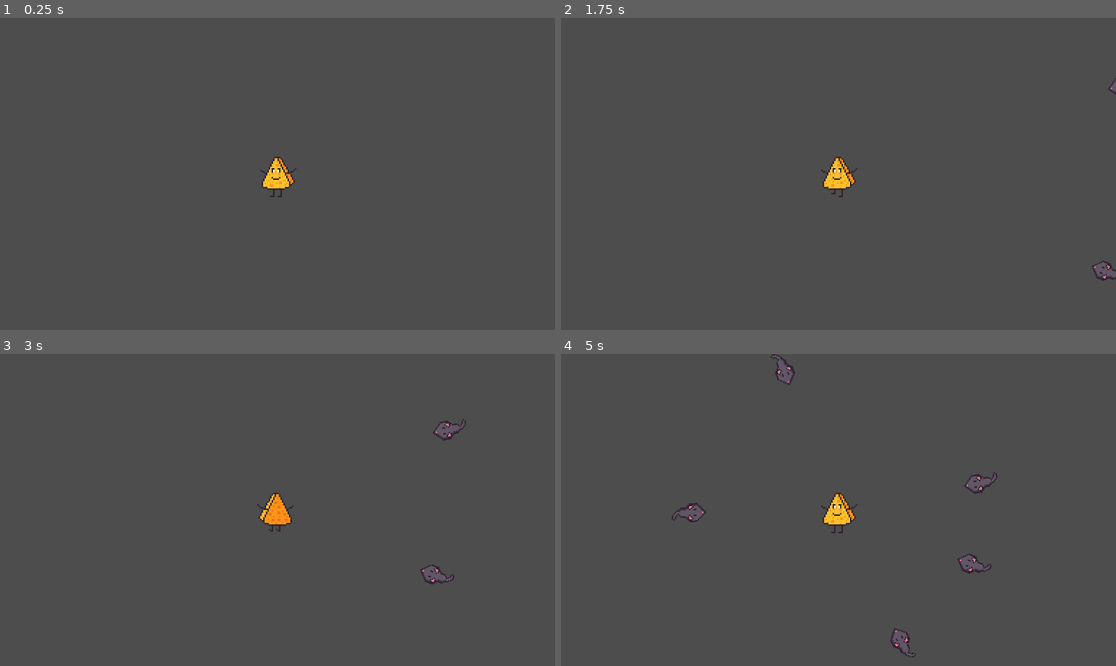
Above: before the commit, frames 1-4 (two rows, left to right).
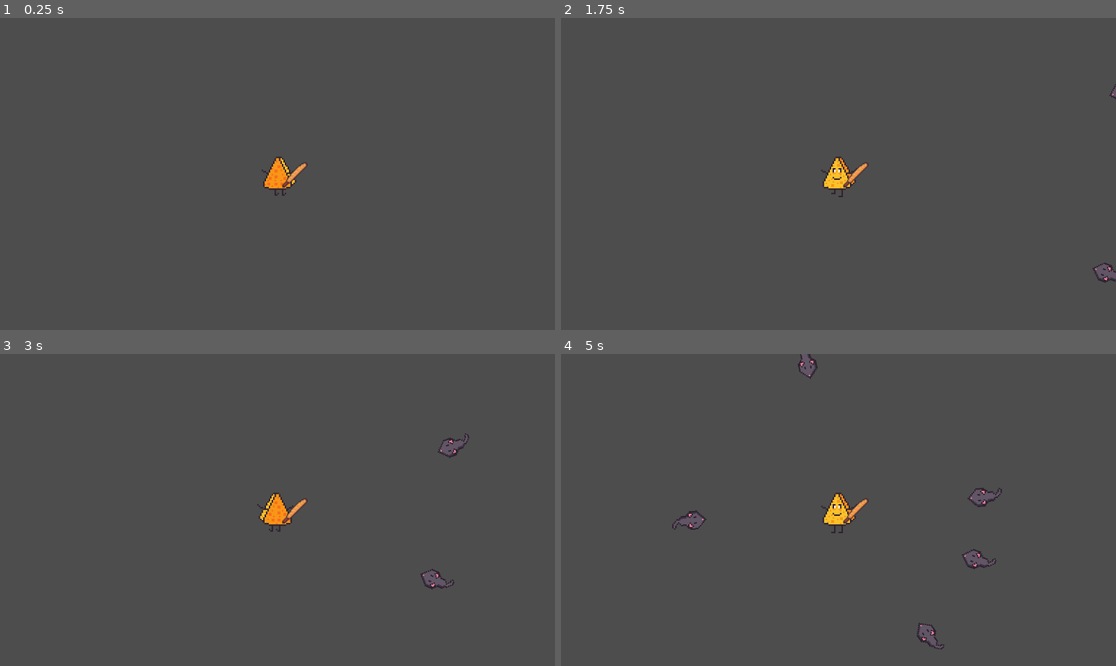
Above: after the commit, the same moments.

Repository: Fiss53/CheeseSurvivor
Game: Godot game, scene res://Scenes/MainScene.tscn
Same seed, same stepped clock (60 frames per second), same inputs: the game is played once before the commit and once after it.
Inputs:
- Up to frame 1 (0.25 s): no input
- Up to frame 2 (1.75 s): tap Enter at 0.5 s; hold Right (ui_right) 0.53-1.28 s; hold Space (ui_attack, bound only after the commit) 0.53-1.28 s; hold Down (ui_down) from 1.28 s (still down); tap Space (ui_attack, bound only after the commit) at 1.35 s
- Up to frame 3 (3 s): release Down (ui_down) at 2.03 s; hold Right (ui_right) 2.03-2.78 s; hold Space (ui_attack, bound only after the commit) 2.03-2.78 s; hold Up (ui_up) from 2.78 s (still down); tap Space (ui_attack, bound only after the commit) at 2.85 s
- Up to frame 4 (5 s): release Up (ui_up) at 3.53 s; hold Space (ui_attack, bound only after the commit) 3.53-4.28 s; hold Left (ui_left) from 3.53 s (still down); tap Space (ui_attack, bound only after the commit) at 4.35 s

The runs differ from the first frame. In frame 1, 0.5% of the frame differs, in the area x 46-56%, y 44-58%; in frame 2, 0.2%; in frame 3, 0.4%; in frame 4, 1.0%, in the area x 20-80%, y 0-98%.
Error before the commit: Attempt to call function 'stop' in base 'null instance' on a null instance. (res://Scripts/Player.gd:11)

Commit message:
Auto stash before merge of "main" and "origin/main"
Correction bug player (suppression du player autolad) && arme baguette sword

Diff:
--- /dev/null
+++ b/Prefabs/Weapons/BaguetteSword.tscn
@@ -0,0 +1,74 @@
+[gd_scene load_steps=9 format=3 uid="uid://bqomsa8qaxu1k"]
+
+[ext_resource type="Script" path="res://Scripts/BaguetteSword.gd" id="1_k3av8"]
+[ext_resource type="Texture2D" uid="uid://muh2fxr1p55o" path="res://Assets/baguette.png" id="1_tg12j"]
+
+[sub_resource type="SpriteFrames" id="SpriteFrames_d2k82"]
+animations = [{
+"frames": [{
+"duration": 1.0,
+"texture": ExtResource("1_tg12j")
+}],
+"loop": true,
+"name": &"default",
+"speed": 5.0
+}]
+
+[sub_resource type="CircleShape2D" id="CircleShape2D_a5tp2"]
+radius = 151.03
+
+[sub_resource type="RectangleShape2D" id="RectangleShape2D_3aibm"]
+size = Vector2(192, 106)
+
+[sub_resource type="RectangleShape2D" id="RectangleShape2D_33maa"]
+size = Vector2(192, 106)
+
+[sub_resource type="RectangleShape2D" id="RectangleShape2D_0mevc"]
+size = Vector2(117, 226)
+
+[sub_resource type="RectangleShape2D" id="RectangleShape2D_q7p6p"]
+size = Vector2(115, 224)
+
+[node name="BaguetteSword" type="Node2D"]
+script = ExtResource("1_k3av8")
+
+[node name="AnimatedSprite2D" type="AnimatedSprite2D" parent="."]
+scale = Vector2(2, 2)
+sprite_frames = SubResource("SpriteFrames_d2k82")
+
+[node name="Area2D" type="Area2D" parent="."]
+
+[node name="CollisionShape2D" type="CollisionShape2D" parent="Area2D"]
+visible = false
+shape = SubResource("CircleShape2D_a5tp2")
+disabled = true
+
+[node name="Area2DLeft" type="Area2D" parent="."]
+
+[node name="CollisionShape2D" type="CollisionShape2D" parent="Area2DLeft"]
+position = Vector2(-69, 2)
+shape = SubResource("RectangleShape2D_3aibm")
+
+[node name="Area2DRight" type="Area2D" parent="."]
+
+[node name="CollisionShape2D" type="CollisionShape2D" parent="Area2DRight"]
+position = Vector2(65, 2)
+shape = SubResource("RectangleShape2D_33maa")
+
+[node name="Area2DUp" type="Area2D" parent="."]
+
+[node name="CollisionShape2D" type="CollisionShape2D" parent="Area2DUp"]
+position = Vector2(1.5, -58)
+shape = SubResource("RectangleShape2D_0mevc")
+
+[node name="Area2DDown" type="Area2D" parent="."]
+
+[node name="CollisionShape2D" type="CollisionShape2D" parent="Area2DDown"]
+position = Vector2(1.5, 61)
+shape = SubResource("RectangleShape2D_q7p6p")
+
+[connection signal="body_entered" from="Area2D" to="." method="_collision"]
+[connection signal="body_entered" from="Area2DLeft" to="." method="_collision"]
+[connection signal="body_entered" from="Area2DRight" to="." method="_collision"]
+[connection signal="body_entered" from="Area2DUp" to="." method="_collision"]
+[connection signal="body_entered" from="Area2DDown" to="." method="_collision"]
--- a/Scenes/MainScene.tscn
+++ b/Scenes/MainScene.tscn
@@ -1,10 +1,11 @@
-[gd_scene load_steps=24 format=3 uid="uid://8srdgtfdfh0p"]
+[gd_scene load_steps=25 format=3 uid="uid://8srdgtfdfh0p"]
 
 [ext_resource type="Script" path="res://Scripts/Player.gd" id="1_72qwc"]
 [ext_resource type="Texture2D" uid="uid://ds7ovdjey2pi4" path="res://Assets/CharacterSheet.png" id="2_48xf5"]
 [ext_resource type="FontFile" uid="uid://cw5l03t1e0nu8" path="res://Fonts/AcPlus_IBM_BIOS.ttf" id="3_cev2e"]
 [ext_resource type="Script" path="res://Scripts/EnnemyPool.gd" id="3_v0ycr"]
 [ext_resource type="Script" path="res://Scenes/TimeLabel.gd" id="4_yr7lc"]
+[ext_resource type="PackedScene" uid="uid://bqomsa8qaxu1k" path="res://Prefabs/Weapons/BaguetteSword.tscn" id="5_rq75v"]
 
 [sub_resource type="AtlasTexture" id="AtlasTexture_t080o"]
 atlas = ExtResource("2_48xf5")
@@ -177,7 +178,7 @@
 texture_filter = 1
 scale = Vector2(3, 3)
 sprite_frames = SubResource("SpriteFrames_1hmxf")
-animation = &"left"
+animation = &"upRight"
 
 [node name="CollisionPolygon2D" type="CollisionPolygon2D" parent="Player"]
 polygon = PackedVector2Array(6, -36, 36, 16, 22, 29, 13, 33, -21, 33, -30, 30, -33, 24, -33, 14, -5, -36)
@@ -202,5 +203,8 @@
 vertical_alignment = 1
 script = ExtResource("4_yr7lc")
 
+[node name="BaguetteSword" parent="Player" instance=ExtResource("5_rq75v")]
+position = Vector2(38, 0)
+
 [node name="EnnemyPool" type="Node2D" parent="."]
 script = ExtResource("3_v0ycr")
--- /dev/null
+++ b/Scripts/BaguetteSword.gd
@@ -0,0 +1,41 @@
+extends Node2D
+
+var damage = 10
+var is_attacking = false
+var attack_duration = 0.05
+var time_till_end_attack = 0
+
+var player = get_parent()
+
+var type_ = "baguette"
+
+func _process(delta):
+	if is_attacking:
+		if time_till_end_attack <= 0:
+			is_attacking = false
+			$Area2DLeft/CollisionShape2D.disabled = true
+			$Area2DRight/CollisionShape2D.disabled = true
+			$Area2DUp/CollisionShape2D.disabled = true
+			$Area2DDown/CollisionShape2D.disabled = true
+		else:
+			time_till_end_attack -= delta
+
+	if Input.is_action_pressed("ui_attack"):
+		attack()
+
+func attack():
+	is_attacking = true
+	time_till_end_attack = attack_duration
+	$Area2DLeft/CollisionShape2D.disabled = false
+	$Area2DRight/CollisionShape2D.disabled = false
+	$Area2DUp/CollisionShape2D.disabled = false
+	$Area2DDown/CollisionShape2D.disabled = false
+
+func _collision(body):
+	if is_attacking:
+		if 'type_' in body:
+			var type_element = body.type_
+			if type_element == 'enemy':
+				body.attack(damage)
+	else:
+		pass
--- a/Scripts/Ennemy.gd
+++ b/Scripts/Ennemy.gd
@@ -2,6 +2,8 @@
 
 @export var SPEED = 2
 @export var health_points = 100
+
+var type_ = "enemy"
 
 signal dies
 
@@ -9,7 +11,7 @@
 	pass
 
 func _process(delta):
-	var player_vars = get_node("/root/Player")
+	var player_vars = get_node("/root/MainScene/Player")
 
 	velocity.x = player_vars.position.x - position.x
 	velocity.y = player_vars.position.y - position.y
@@ -18,3 +20,11 @@
 	look_at(player_vars.position)
 
 	move_and_slide()
+
+func attack(damage):
+	health_points -= damage
+	if health_points < 0:
+		health_points = 0
+	if health_points == 0:
+		queue_free()
+	#print('hp: ' + str(health_points))
--- a/Scripts/Player.gd
+++ b/Scripts/Player.gd
@@ -1,7 +1,11 @@
 extends CharacterBody2D
+
 @onready var animated_sprite = get_node("AnimatedSpritePlayer")
 @export var SPEED = 2
 var direction
+
+var type_ = "player"
+
 func _process(delta):
 	var direction_x = Input.get_axis("ui_left", "ui_right")
 	var direction_y = Input.get_axis("ui_up", "ui_down")
--- a/project.godot
+++ b/project.godot
@@ -15,10 +15,46 @@
 config/features=PackedStringArray("4.1", "Forward Plus")
 config/icon="res://icon.svg"
 
-[autoload]
+[dotnet]
 
-Player="*res://Scripts/Player.gd"
+project/assembly_name="Cheese Survivor"
 
-[display]
+[input]
 
-window/size/mode=3
+ui_left={
+"deadzone": 0.5,
+"events": [Object(InputEventKey,"resource_local_to_scene":false,"resource_name":"","device":0,"window_id":0,"alt_pressed":false,"shift_pressed":false,"ctrl_pressed":false,"meta_pressed":false,"pressed":false,"keycode":4194319,"physical_keycode":0,"key_label":0,"unicode":0,"echo":false,"script":null)
+, Object(InputEventJoypadButton,"resource_local_to_scene":false,"resource_name":"","device":0,"button_index":13,"pressure":0.0,"pressed":false,"script":null)
+, Object(InputEventJoypadMotion,"resource_local_to_scene":false,"resource_name":"","device":0,"axis":0,"axis_value":-1.0,"script":null)
+, Object(InputEventKey,"resource_local_to_scene":false,"resource_name":"","device":-1,"window_id":0,"alt_pressed":false,"shift_pressed":false,"ctrl_pressed":false,"meta_pressed":false,"pressed":false,"keycode":0,"physical_keycode":65,"key_label":0,"unicode":113,"echo":false,"script":null)
+]
+}
+ui_right={
+"deadzone": 0.5,
+"events": [Object(InputEventKey,"resource_local_to_scene":false,"resource_name":"","device":0,"window_id":0,"alt_pressed":false,"shift_pressed":false,"ctrl_pressed":false,"meta_pressed":false,"pressed":false,"keycode":4194321,"physical_keycode":0,"key_label":0,"unicode":0,"echo":false,"script":null)
+, Object(InputEventJoypadButton,"resource_local_to_scene":false,"resource_name":"","device":0,"button_index":14,"pressure":0.0,"pressed":false,"script":null)
+, Object(InputEventJoypadMotion,"resource_local_to_scene":false,"resource_name":"","device":0,"axis":0,"axis_value":1.0,"script":null)
+, Object(InputEventKey,"resource_local_to_scene":false,"resource_name":"","device":-1,"window_id":0,"alt_pressed":false,"shift_pressed":false,"ctrl_pressed":false,"meta_pressed":false,"pressed":false,"keycode":0,"physical_keycode":68,"key_label":0,"unicode":100,"echo":false,"script":null)
+]
+}
+ui_up={
+"deadzone": 0.5,
+"events": [Object(InputEventKey,"resource_local_to_scene":false,"resource_name":"","device":0,"window_id":0,"alt_pressed":false,"shift_pressed":false,"ctrl_pressed":false,"meta_pressed":false,"pressed":false,"keycode":4194320,"physical_keycode":0,"key_label":0,"unicode":0,"echo":false,"script":null)
+, Object(InputEventJoypadButton,"resource_local_to_scene":false,"resource_name":"","device":0,"button_index":11,"pressure":0.0,"pressed":false,"script":null)
+, Object(InputEventJoypadMotion,"resource_local_to_scene":false,"resource_name":"","device":0,"axis":1,"axis_value":-1.0,"script":null)
+, Object(InputEventKey,"resource_local_to_scene":false,"resource_name":"","device":-1,"window_id":0,"alt_pressed":false,"shift_pressed":false,"ctrl_pressed":false,"meta_pressed":false,"pressed":false,"keycode":0,"physical_keycode":4194309,"key_label":0,"unicode":0,"echo":false,"script":null)
+]
+}
+ui_down={
+"deadzone": 0.5,
+"events": [Object(InputEventKey,"resource_local_to_scene":false,"resource_name":"","device":0,"window_id":0,"alt_pressed":false,"shift_pressed":false,"ctrl_pressed":false,"meta_pressed":false,"pressed":false,"keycode":4194322,"physical_keycode":0,"key_label":0,"unicode":0,"echo":false,"script":null)
+, Object(InputEventJoypadButton,"resource_local_to_scene":false,"resource_name":"","device":0,"button_index":12,"pressure":0.0,"pressed":false,"script":null)
+, Object(InputEventJoypadMotion,"resource_local_to_scene":false,"resource_name":"","device":0,"axis":1,"axis_value":1.0,"script":null)
+, Object(InputEventKey,"resource_local_to_scene":false,"resource_name":"","device":-1,"window_id":0,"alt_pressed":false,"shift_pressed":false,"ctrl_pressed":false,"meta_pressed":false,"pressed":false,"keycode":0,"physical_keycode":83,"key_label":0,"unicode":115,"echo":false,"script":null)
+]
+}
+ui_attack={
+"deadzone": 0.5,
+"events": [Object(InputEventKey,"resource_local_to_scene":false,"resource_name":"","device":-1,"window_id":0,"alt_pressed":false,"shift_pressed":false,"ctrl_pressed":false,"meta_pressed":false,"pressed":false,"keycode":0,"physical_keycode":32,"key_label":0,"unicode":32,"echo":false,"script":null)
+]
+}
Not shown, changed: Assets/FlecheCarotte.png.import
Not shown, changed: Assets/arc.png.import
Not shown, changed: Assets/baguette.png.import
